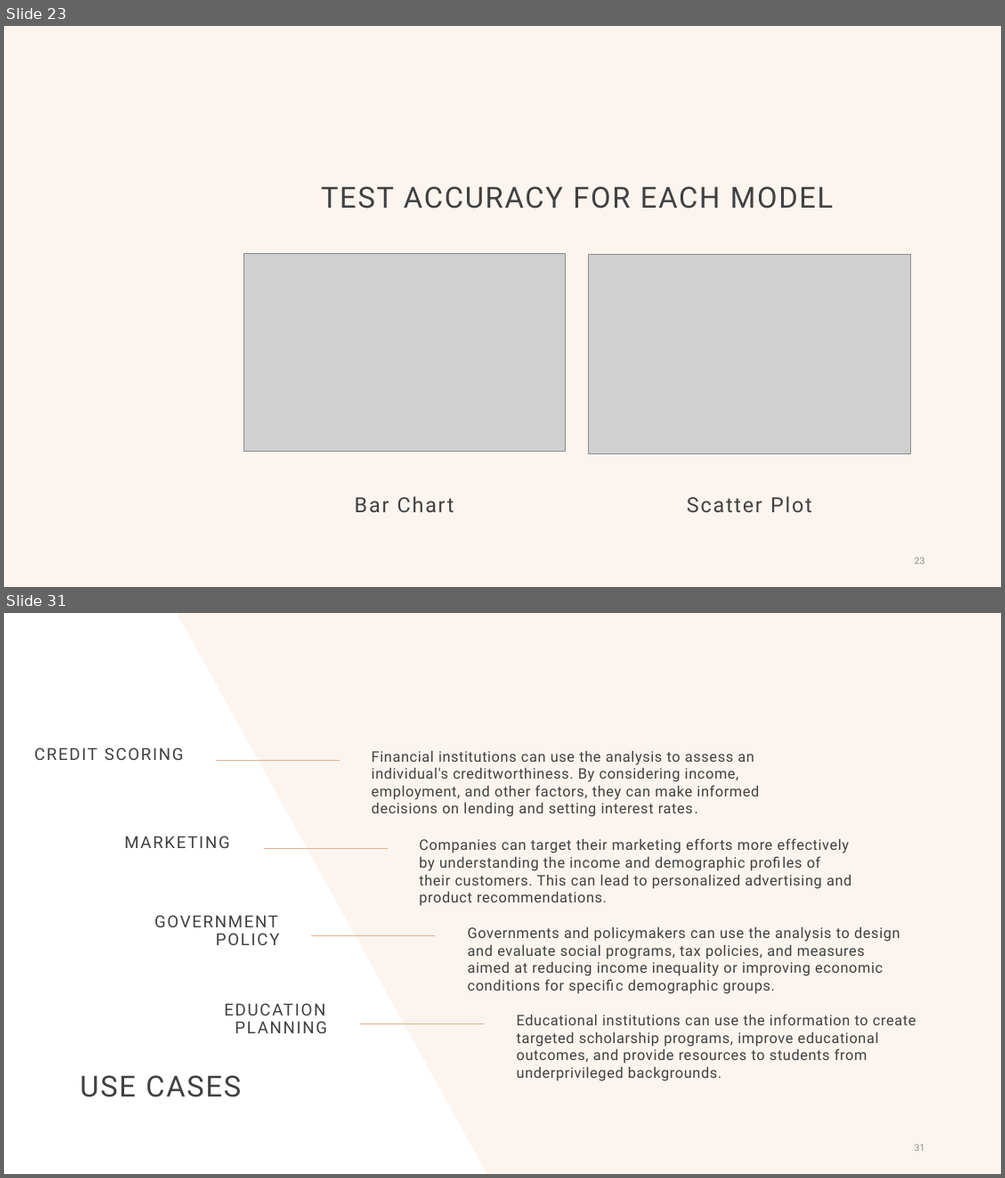
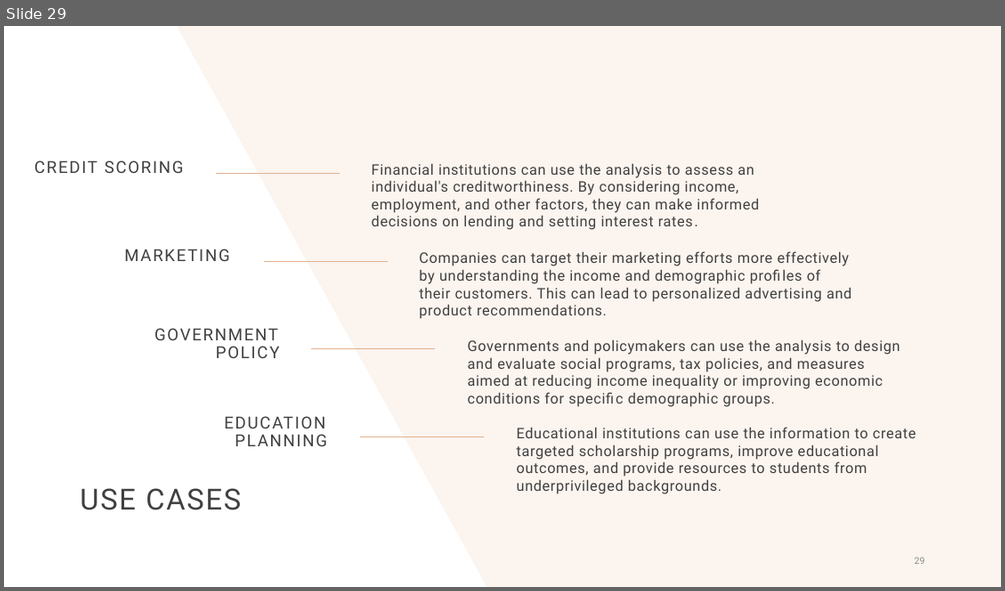
Before and after one commit to Hetansh-patel/Income-Prediction-With-R, a slide deck: R Project.pptx. Shown one above the other, each under a label of ours: slides 23 and 31 before the commit, slide 29 after it; the slides between them are not shown. The pictures are 1005x1178 and 1005x591 pixels, drawn with LibreOffice and Linux fonts; fonts in the diff are those of the drawing; grey boxes stand for pictures; background and template pictures are left out. Boxes give left, top, right and bottom in pixels: in the first picture for what was removed or moved away, otherwise in the second. Text is boxed around its words. In the diff, an @@ line names an element or a change of style, - is before the commit and + after.

```diff
--- a/R Project.pptx
+++ b/R Project.pptx
@@ slide 23 removed at <box>4,26,1001,587</box>, background #FBF4EF @@
@@ title removed at <box>321,186,833,208</box> @@
-TEST ACCURACY FOR EACH MODEL
@@ picture removed at <box>244,253,565,451</box> @@
@@ picture removed at <box>588,254,910,453</box> @@
@@ text removed at <box>355,496,454,512</box> @@
-Bar Chart
@@ text removed at <box>687,496,812,512</box> @@
-Scatter Plot
@@ page number removed at <box>914,556,925,564</box> @@
-23
@@ what was slide 31 is now slide 29 @@
@@ page number at <box>914,556,925,564</box>: text changed @@
-31
+29
```
Also in this commit, not shown: 9 slides changed, 11 slides added, 12 other slides removed.
